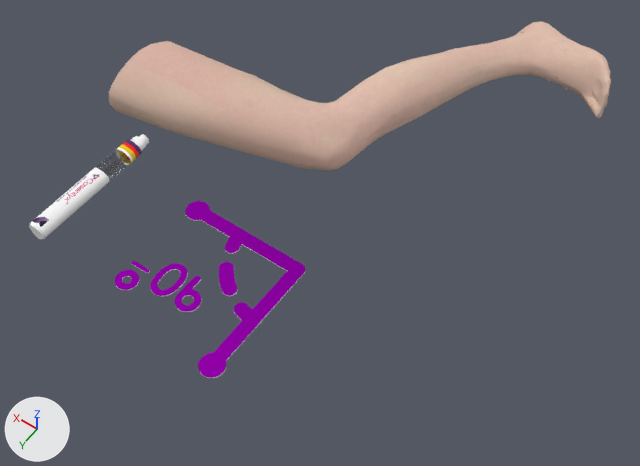
Before and after pictures for a commit that changed the glTF model assets/models/new/CosentyxS5.gltf.
The view is the same before and after, from a camera (50 mm lens) standing at (-3.02, 4.24, 4.86) and looking at (-0.62, 0.88, -0.43). Every picture has the same lights, and +X, +Y and +Z are marked at lower left. Where no turn or scale is listed for an object, it has been applied to the vertices. Vertices at the same position are counted once.

Names of what the first picture shows: 'Object003', 'Shape1', 'cuerpo001', 'pico001', 'rp_julia01.001'.
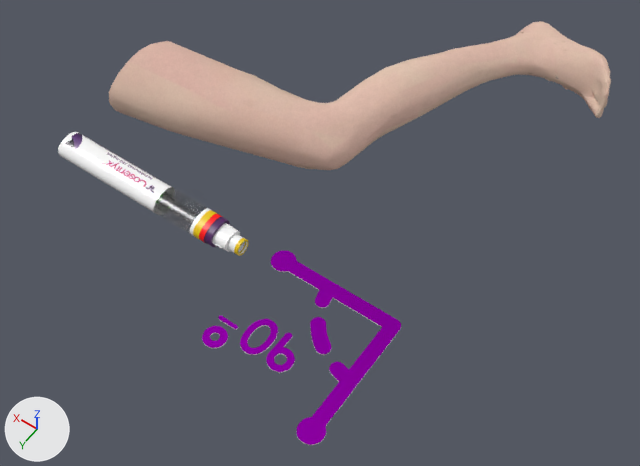
Pixel boxes (x1, y1, x2, y2) of what changed, in the pictures (640 x 466 px):
'Shape1', shading changed, moved
    before: (115, 201, 306, 378)
    after: (202, 251, 401, 445)
'cuerpo.001', added
    after: (58, 132, 249, 256)
    faces in mat_etiqueta (picture img_etiqueta): (58, 132, 240, 252)
    faces in mat_transparente (grey #898989): (153, 187, 207, 234)
    faces in mat_material__3_001 (white #ffffff): (58, 132, 248, 254)
    faces in mat_amarilla_001 (yellow #eec700): (193, 210, 249, 256)
    faces in mat_purpura_004 (picture img_violeta): (204, 217, 230, 247)
'cuerpo001', deleted
    before: (29, 136, 146, 239)
    faces in mat_etiqueta_003 (picture img_etiquetaok): (29, 136, 146, 239)
    faces in mat_transparente_003 (grey #898989): (96, 149, 131, 182)
'Object003', deleted
    before: (29, 224, 44, 239)
'pico001', deleted
    before: (139, 134, 149, 145)
part 1 of me_mesh, shading changed
    before: (127, 265, 247, 316)
    after: (215, 321, 342, 379)
part 2 of me_mesh, shading changed
    before: (187, 203, 208, 220)
    after: (272, 253, 294, 271)
part 3 of me_mesh, shading changed
    before: (126, 247, 291, 310)
    after: (215, 305, 394, 370)
part 4 of me_mesh, shading changed
    before: (187, 201, 210, 217)
    after: (272, 251, 296, 264)
part 5 of me_mesh, shading changed
    before: (212, 353, 225, 369)
    after: (309, 417, 326, 435)

What the commit changed:
Picture 'etiqueta' (img_etiqueta) is new.
Material 'ETIQUETA' (mat_etiqueta) is new.
Its texture is img_etiqueta.
Its roughness is 0.2.
Material 'VERDE' (mat_verde) is new.
Its base color is (0.0353, 0.443, 0.0) (green #35b200).
Its roughness is 0.4.
Material 'CRISTAL INTERIOR.001' (mat_cristal_interior_001) is new.
Its base color is (0.251, 0.251, 0.251) (grey #898989).
Its roughness is 0.2.
Its alpha is 0.4.
Its transmission weight is 1.0.
Material 'TRANSPARENTE' (mat_transparente) is new.
Its base color is (0.251, 0.251, 0.251) (grey #898989).
Its roughness is 0.2.
Its alpha is 0.3.
Its transmission weight is 1.0.
me_mesh has 1196 vertices, 2380 faces and spans x -0.446..0.61, y -0.441..0.632, z -0.004..0.004.
me_mesh is used by ob_shape1; location (-0.514, 1.844, -0.002).
me_mesh part 1: 37 of the faces centred in x -0.306..0.592, y -0.072..0.423, z -0.004..0.004 are now shaded smooth.
me_mesh part 2: 6 of the faces centred in x 0.456..0.535, y -0.389..-0.316, z -0.004..0.004 are now shaded smooth.
me_mesh part 3: 41 of the faces centred in x -0.338..0.594, y -0.311..0.423, z -0.004..0.004 are now shaded flat.
me_mesh part 4: 5 of the faces centred in x 0.454..0.592, y -0.387..-0.342, z -0.004..0.004 are now shaded flat.
me_mesh part 5: 3 of the faces centred in x -0.396..-0.332, y 0.493..0.558, z -0.004..0.004 are now shaded flat.
Mesh me_mesh_005 is new.
It has 1074 vertices, 1882 faces and spans x -0.88..0.81, y -0.11..0.12, z -0.12..0.1.
Faces by material slot: [84, 552, 376, 264, 84, 252, 120, 150].
It uses material mat_transparente (grey #898989).
It uses material mat_etiqueta (picture img_etiqueta).
It uses material mat_material__3_001 (white #ffffff).
It uses material mat_purpura_004 (picture img_violeta).
It uses material mat_rojo_003 (red #ff0000).
It uses material mat_amarilla_001 (yellow #eec700).
It uses material mat_verde (green #35b200).
It uses material mat_cristal_interior_001 (grey #898989).
Object 'Shape1' (ob_shape1) moves from (-0.514, 1.844, -0.002) to (-1.274, 1.844, -0.002).
Object 'cuerpo001' (ob_cuerpo001) is deleted.
Object 'pico001' (ob_pico001) is deleted.
Object 'Object003' (ob_object003) is deleted.
Object 'cuerpo.001' (ob_cuerpo_001) is new; it shows me_mesh_005.
Its location is (0.463, 1.525, -0.073).
